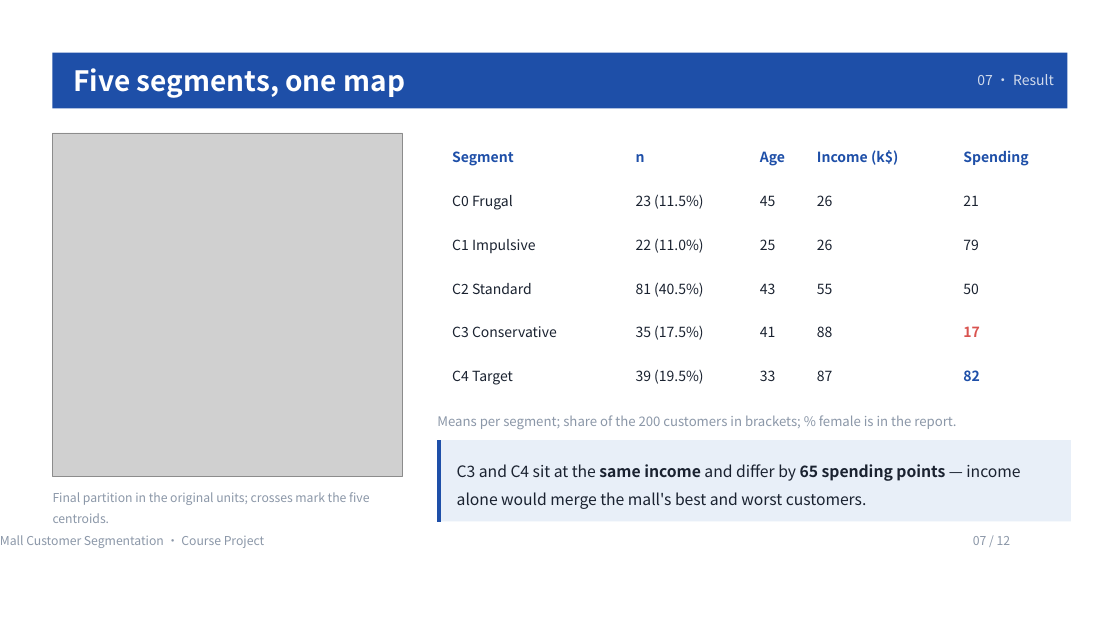
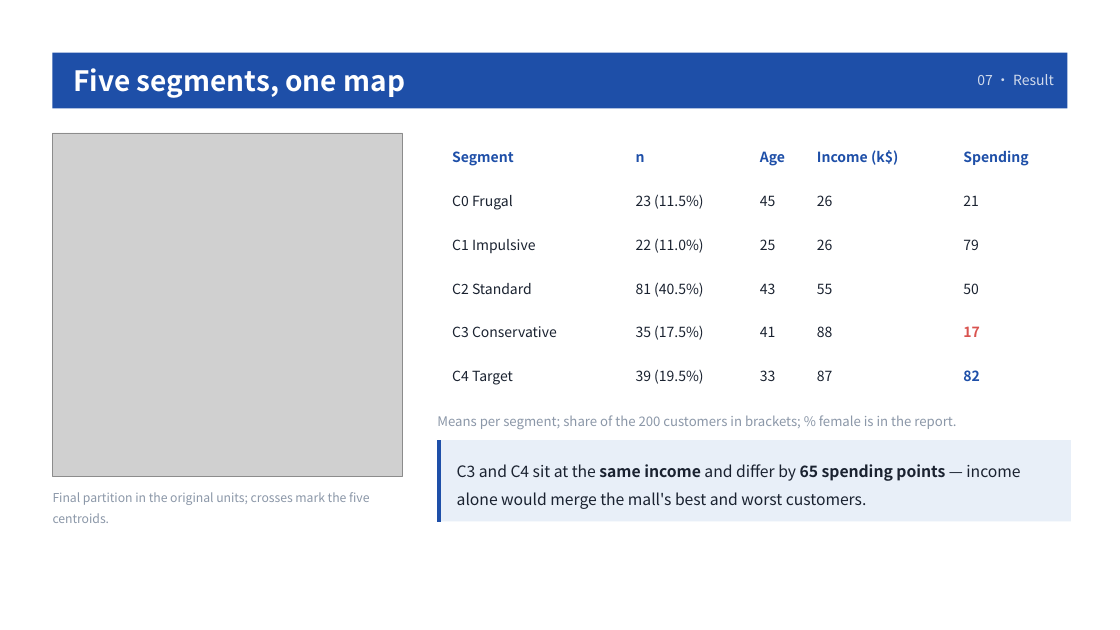
Before and after one commit to kaixinguaika/mall-customer-segmentation, a slide deck: slide 7 of slides/Mall_Customer_Segmentation.pptx. Drawn at 1120x630 pixels with LibreOffice and Linux fonts; fonts in the diff are those of the drawing; grey boxes stand for pictures. Boxes give left, top, right and bottom in pixels: in the first picture for what was removed or moved away, otherwise in the second. Text is boxed around its words. In the diff, an @@ line names an element or a change of style, - is before the commit and + after.

Commit message:
Remove slide footers that overlapped body text
The footer row sat at y=610 while body content ran to 620-708 on several
slides, so the caption and page number were drawn on top of the last line.
Footers are removed from all 12 slides; content re-checked in PowerPoint export.

```diff
--- a/slides/Mall_Customer_Segmentation.pptx
+++ b/slides/Mall_Customer_Segmentation.pptx
@@ text removed at [0, 535, 264, 548] @@
-Mall Customer Segmentation · Course Project
@@ text removed at [973, 536, 1011, 545] @@
-07 / 12
```
Also in this commit, not shown: 10 other slides changed, 12 other files.
